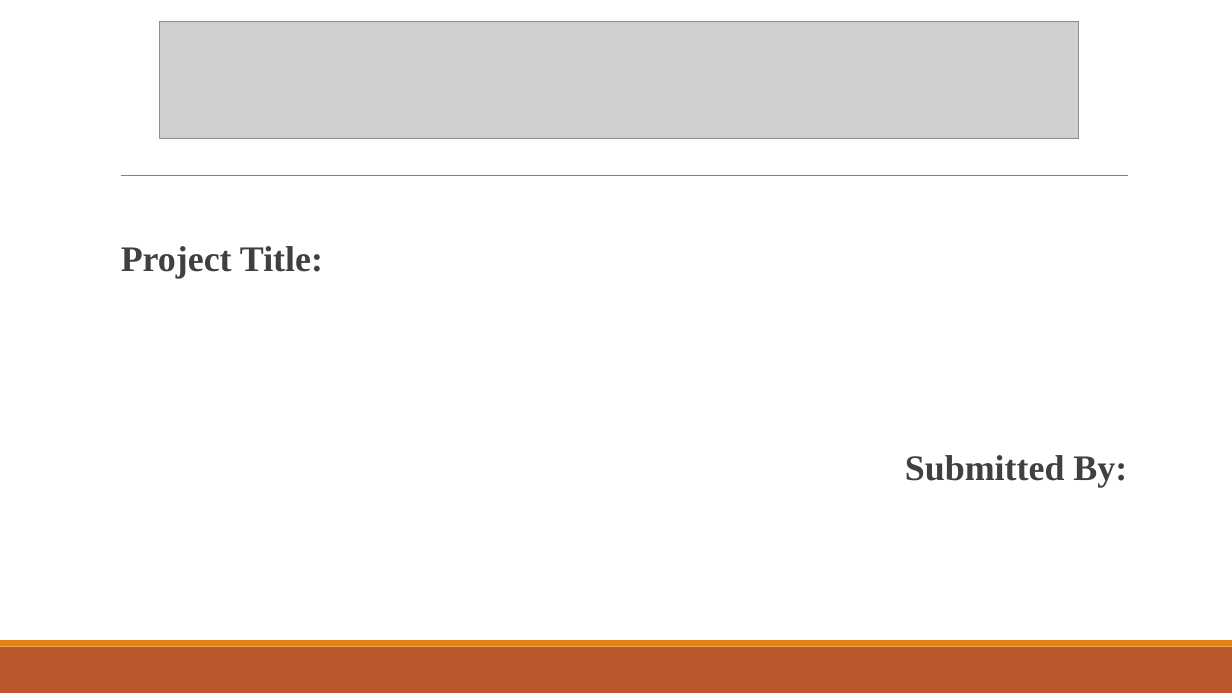
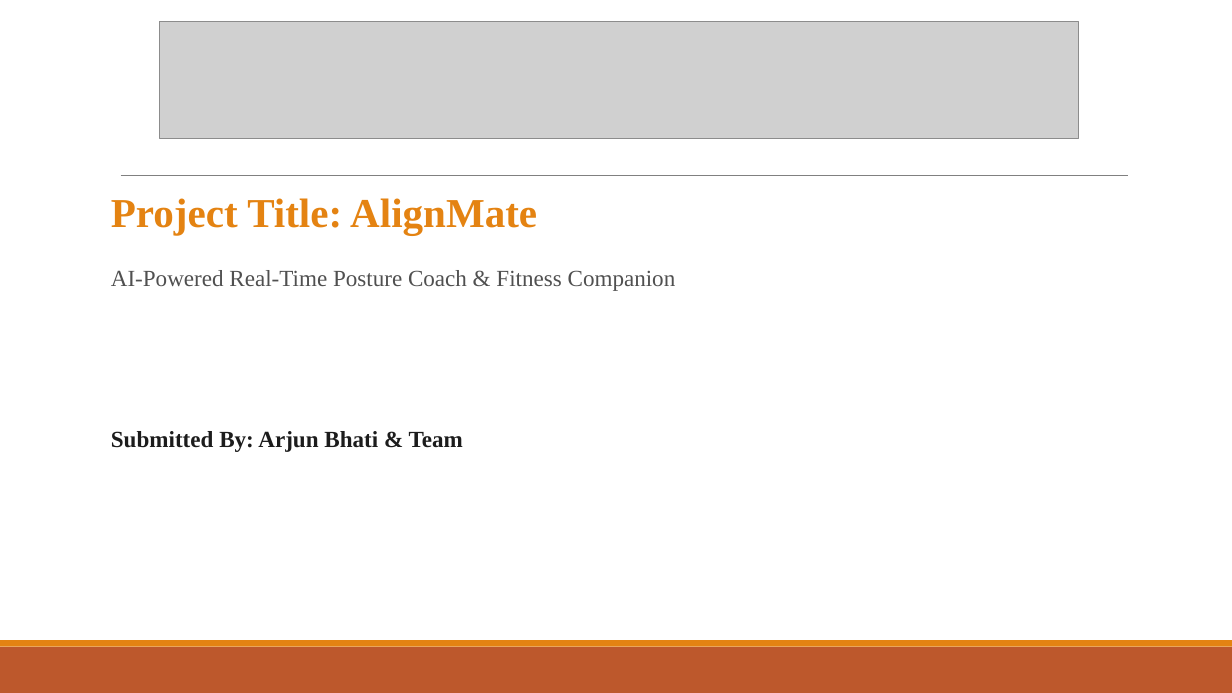
Before and after one commit to cartibhati/AlignMate-Fullstack, a slide deck: slide 1 of Presentation_PPt.pptx. Drawn at 1232x693 pixels with LibreOffice and Linux fonts; fonts in the diff are those of the drawing; grey boxes stand for pictures. Boxes give left, top, right and bottom in pixels: in the first picture for what was removed or moved away, otherwise in the second. Text is boxed around its words. In the diff, an @@ line names an element or a change of style, - is before the commit and + after.

```diff
--- a/Presentation_PPt.pptx
+++ b/Presentation_PPt.pptx
@@ text at bbox=[111, 198, 676, 452]: text changed; size 28 to 18 pt; text colour #404040 to #505050 @@
-  Project Title:
-  Submitted By:
+Project Title: AlignMate
+AI-Powered Real-Time Posture Coach & Fitness Companion
+Submitted By: Arjun Bhati & Team
```
Also in this commit, not shown: 1 other slide changed, 8 slides added, 3 slides removed, 1 other file.
